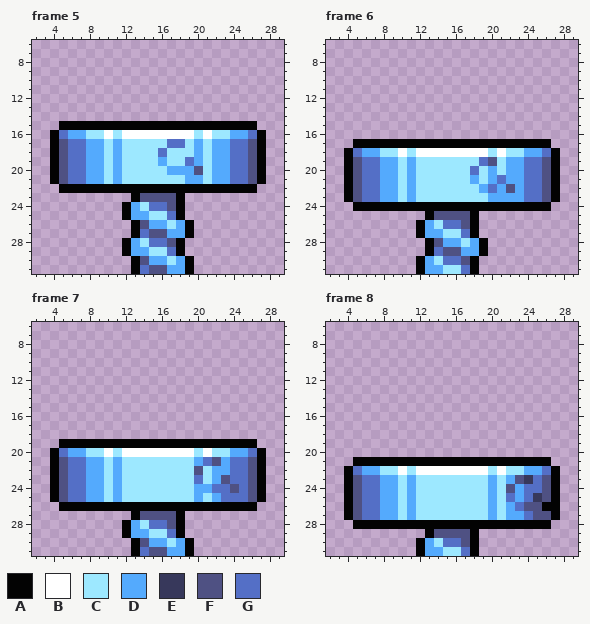
One commit to this pixel-art file: graphics/screw.aseprite. This is how it looked before the edit.
32x32 pixels, 13 frames. Shown: frame 5: x 2..29, y 6..31; frame 6: x 2..29, y 6..31; frame 7: x 2..29, y 6..31; frame 8: x 2..29, y 6..31. The commit also changed other frames, which this record leaves out.
Palette (. is transparent): A #030303  B #ffffff  C #9de8ff  D #54aafd  E #37385b  F #4f5183  G #546fc6
Once edited:
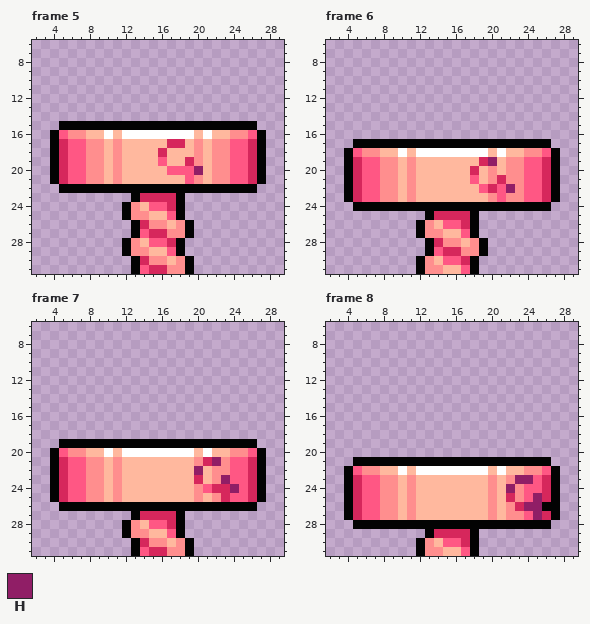
Colours new in this view: H #901e66
Changes in this commit:
@@ palette @@
-C #9de8ff
+C #ffb89e
-D #54aafd
+D #ff8e8e
-F #4f5183
+F #d6275c
-G #546fc6
+G #ff5784
--- frame 5, layer "Arrow"
@@ x 14..22 @@
 16 BBBBBBCBC
-17 CCCGGCDCD
-18 CCGCCCDCD
-19 CCDCCGDCD
-20 CCCDDDFCD
-21 CCCCCDDCD
+17 CCCFFCDCD
+18 CCFCCCDCD
+19 CCGCCFDCD
+20 CCCGGGHCD
+21 CCCCCGDCD
 22 AAAAAAAAA
--- frame 6, layer "Arrow"
@@ x 16..24 @@
 18 BBBBCBCCD
-19 CCCGFCDDG
-20 CCGCDCDDG
-21 CCDCDGDDG
-22 CCCDGDFDG
-23 CCCCDDDDG
+19 CCCFHCDDG
+20 CCFCDCDDG
+21 CCGCDFDDG
+22 CCCGFGHDG
+23 CCCCDGDDG
 24 AAAAAAAAA
--- frame 7, layer "Arrow"
@@ x 18..26 @@
 20 BBCBCCDDG
-21 CCDGFDGGF
-22 CCFCDDGGF
-23 CCGCDFGGF
-24 CCDDGGFGF
-25 CCDCDGGGF
+21 CCDFHDGGF
+22 CCHCDDGGF
+23 CCFCDHGGF
+24 CCDGFFHGF
+25 CCDCDFGGF
 26 AAAAAAAAA
--- frame 8, layer "Arrow"
@@ x 20..27 @@
 22 CBCCDDGA
-23 DCDFEGFA
-24 DCFDGGFA
-25 DCGDGEFA
-26 DCDGFFAA
-27 DCDDGFFA
+23 DCDHHGFA
+24 DCHDGGFA
+25 DCFDGHFA
+26 DCDFHHAA
+27 DCDDGHFA
 28 AAAAAAA.
Changed places in both pictures, as pixel boxes (x1, y1, x2, y2):
changed: (59, 130, 257, 274)
changed: (353, 148, 551, 274)
changed: (59, 448, 257, 556)
changed: (353, 466, 551, 556)
